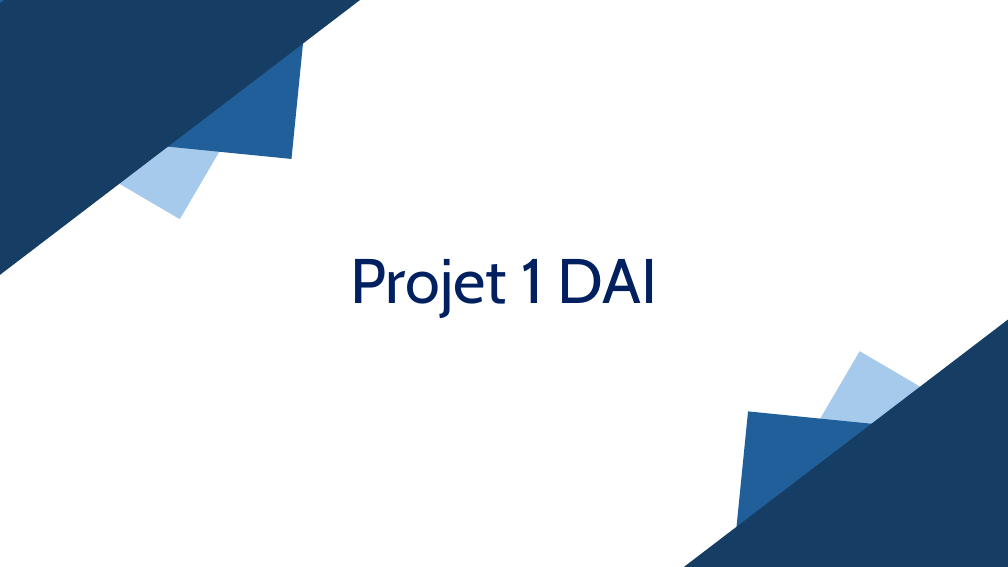
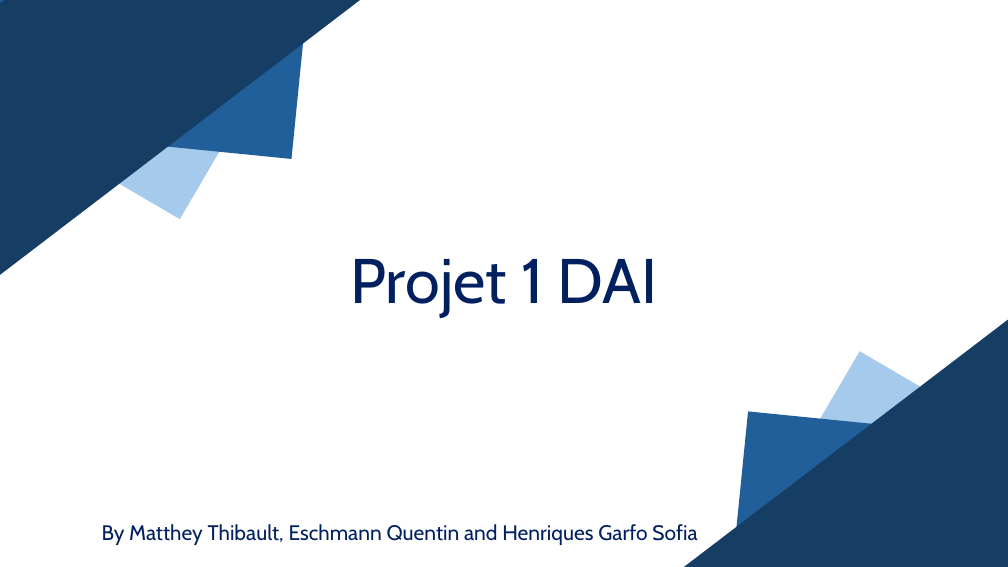
Before and after one commit to ThibaultMheig/DAI-2025-2026-Class-A-Practical-work-1-Sofia-Garfo-Henriques-Quentin-Eschmann-Thibault-Matthey, a slide deck: slide 1 of Presentation/JavaIOS.pptx. Drawn at 1008x567 pixels with LibreOffice and Linux fonts; fonts in the diff are those of the drawing. Boxes give left, top, right and bottom in pixels: in the first picture for what was removed or moved away, otherwise in the second. Text is boxed around its words. In the diff, an @@ line names an element or a change of style, - is before the commit and + after.

```diff
--- a/Presentation/JavaIOS.pptx
+++ b/Presentation/JavaIOS.pptx
@@ subtitle added at [102,524,697,545], 20 pt, text #002060 @@
+By Matthey Thibault, Eschmann Quentin and Henriques Garfo Sofia
```
Also in this commit, not shown: 1 slide added.
